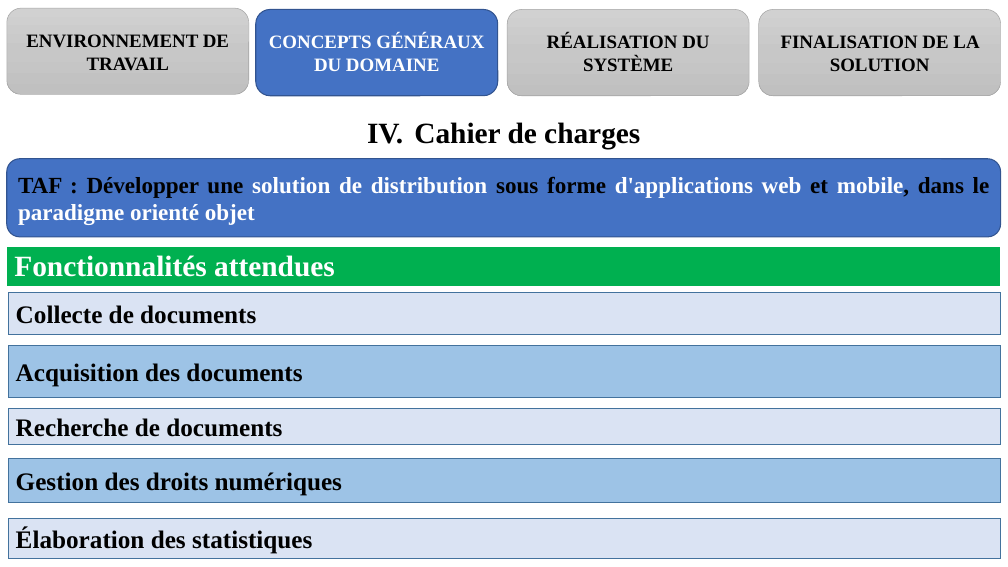
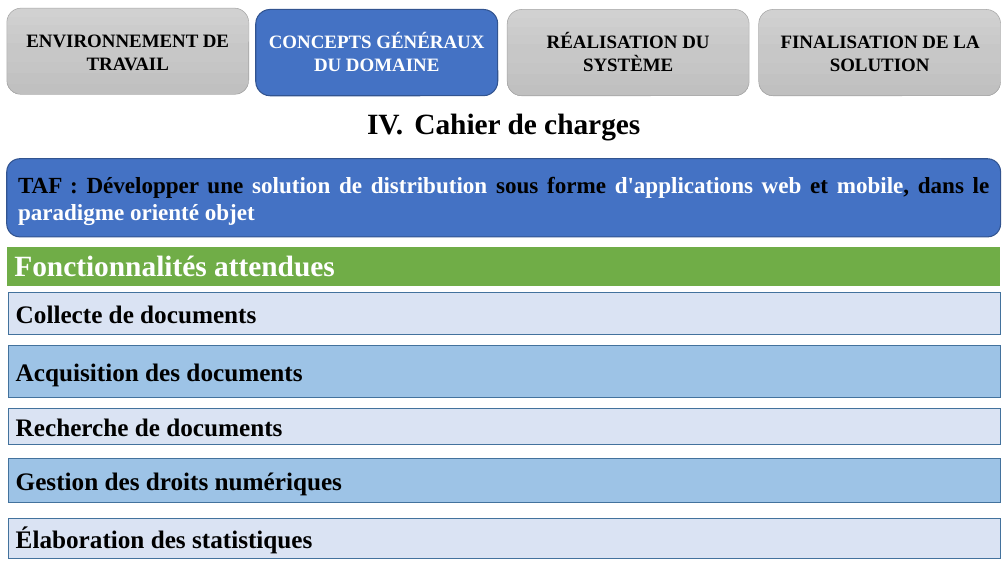
Before and after one commit to melaken/distdocs, a slide deck: slide 13 of Documents/theme/diapo.pptx. Drawn at 1008x567 pixels with LibreOffice and Linux fonts; fonts in the diff are those of the drawing. Boxes give left, top, right and bottom in pixels: in the first picture for what was removed or moved away, otherwise in the second. Text is boxed around its words. In the diff, an @@ line names an element or a change of style, - is before the commit and + after.

```diff
--- a/Documents/theme/diapo.pptx
+++ b/Documents/theme/diapo.pptx
@@ text "Cahier de charges": place and size @@
-text "Cahier de charges" at (414,122,640,150)
+text "Cahier de charges" at (414,113,640,140)
@@ table at (7,247,1001,555) @@
@@ fill #00B050 to #70AD47 in row 1, column 1 @@
```
Also in this commit, not shown: 2 other slides changed, 6 other files.
